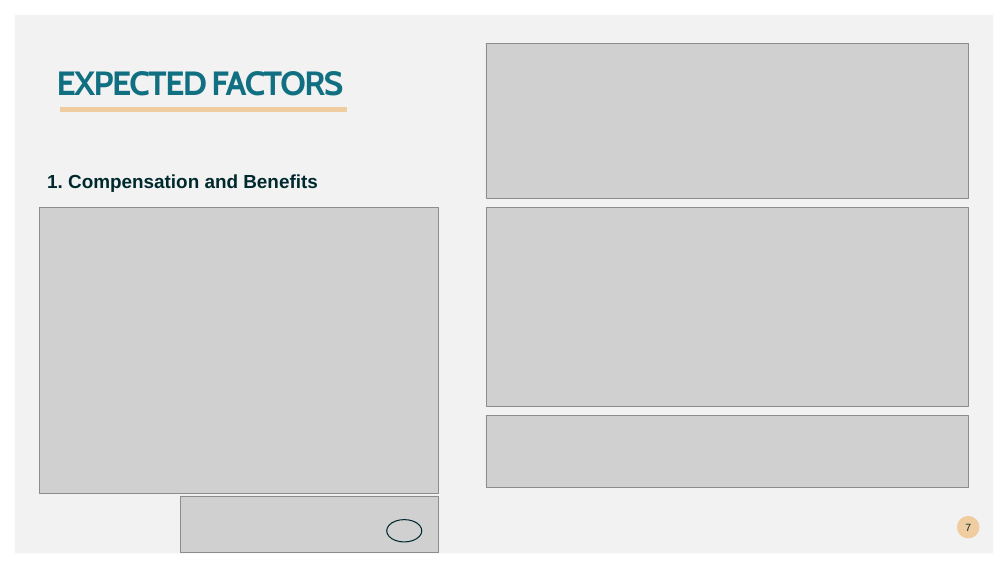
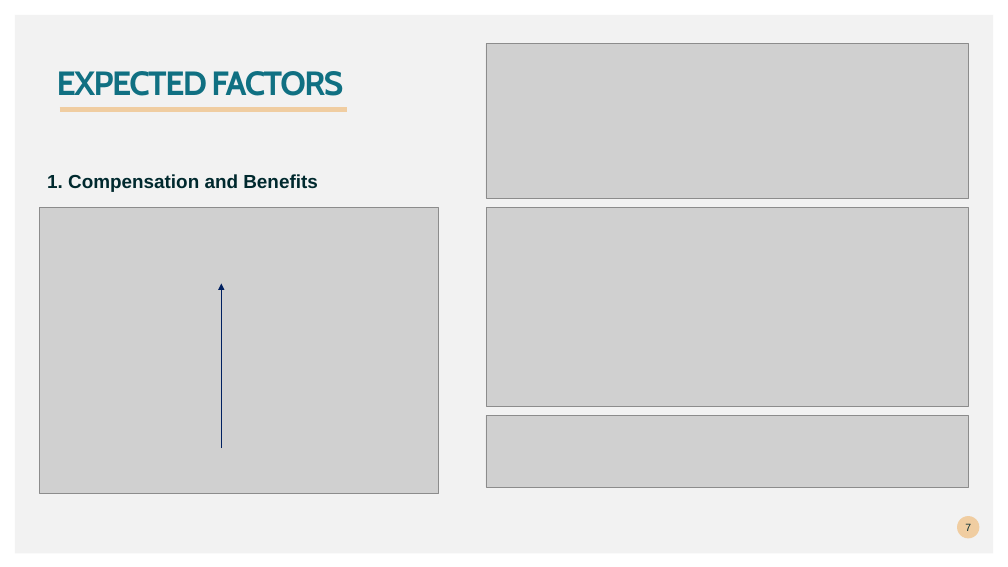
Before and after one commit to athibeaux/DS6306, a slide deck: slide 7 of CaseStudy2_Thibeaux/CaseStudy2_Thibeaux_Ppt.pptx. Drawn at 1008x567 pixels with LibreOffice and Linux fonts; fonts in the diff are those of the drawing; grey boxes stand for pictures. Boxes give left, top, right and bottom in pixels: in the first picture for what was removed or moved away, otherwise in the second. Text is boxed around its words. In the diff, an @@ line names an element or a change of style, - is before the commit and + after.

```diff
--- a/CaseStudy2_Thibeaux/CaseStudy2_Thibeaux_Ppt.pptx
+++ b/CaseStudy2_Thibeaux/CaseStudy2_Thibeaux_Ppt.pptx
@@ arrow added from (222, 448) to (222, 284), #002060 0.5 pt @@
@@ picture removed at bbox=[180, 496, 439, 553] @@
@@ ellipse removed at bbox=[387, 520, 422, 542] @@
```
Also in this commit, not shown: 13 other slides changed.
